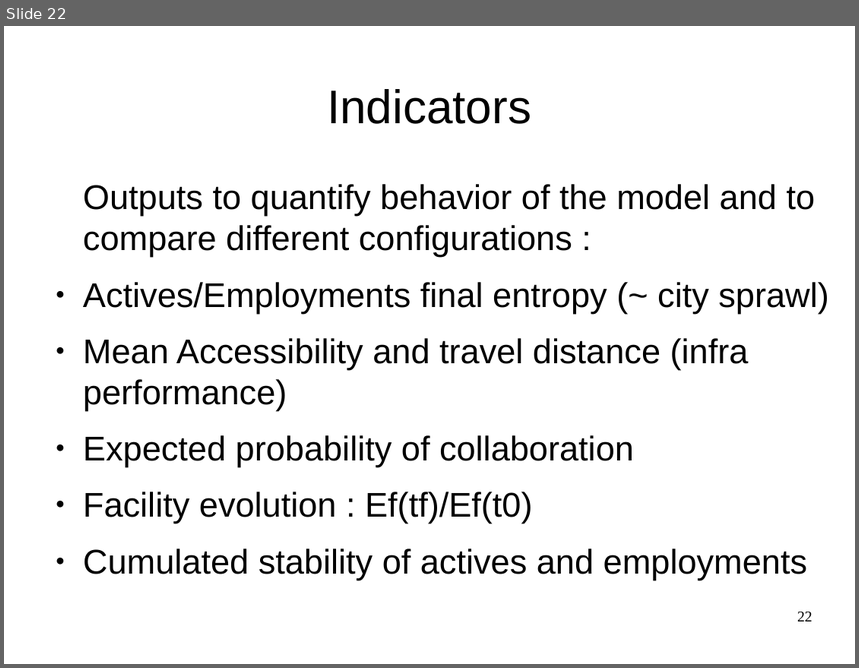
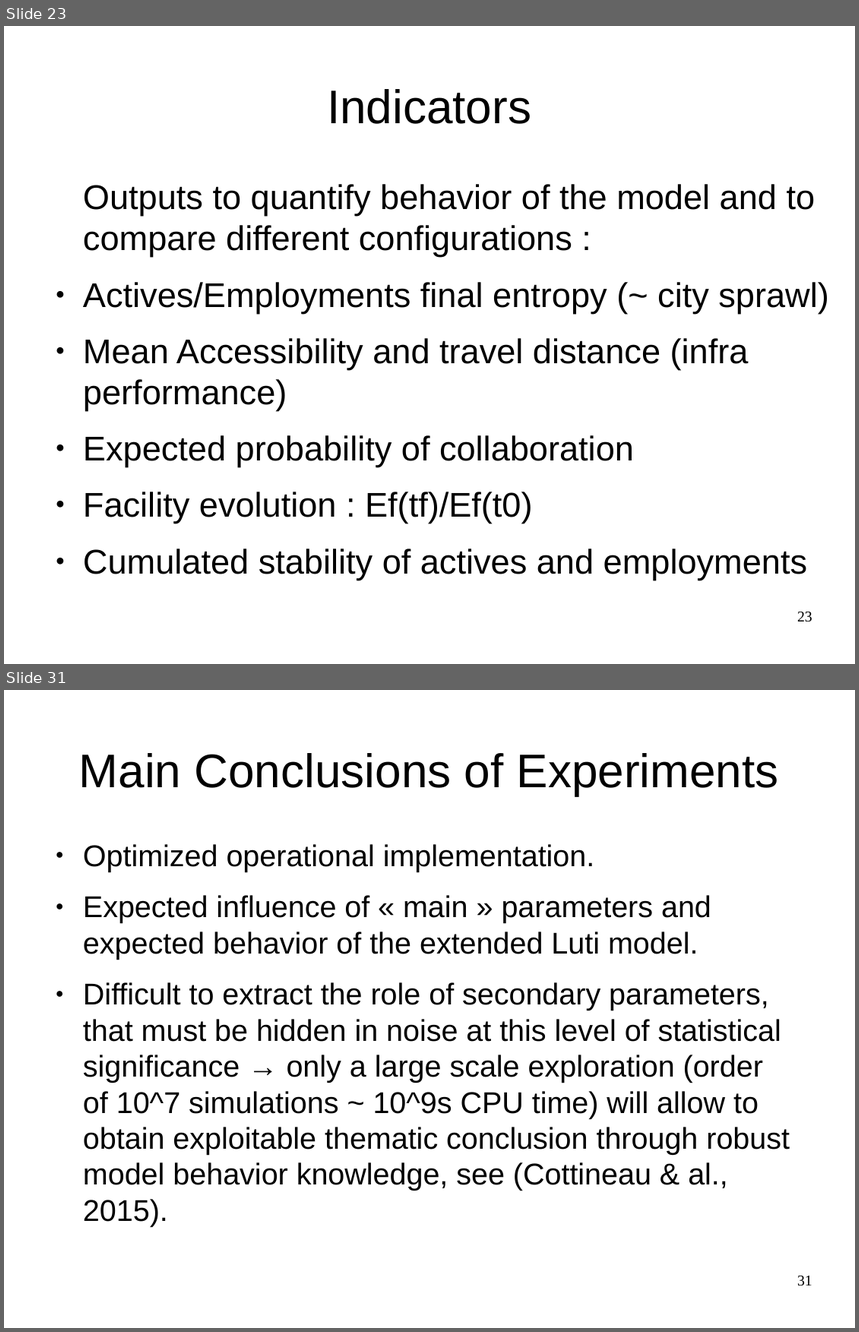
Before and after one commit to JusteRaimbault/CityNetwork, a slide deck: Docs/Communications/ECTQG2015/Metropolsim/LUTECIA-ECTQG-V4.odp. Shown one above the other, each under a label of ours: slide 22 before the commit, slides 23 and 31 after it; the slides between them are not shown. The pictures are 859x668 and 859x1332 pixels, drawn with LibreOffice and Linux fonts; fonts in the diff are those of the drawing. Boxes give left, top, right and bottom in pixels: in the first picture for what was removed or moved away, otherwise in the second. Text is boxed around its words. In the diff, an @@ line names an element or a change of style, - is before the commit and + after.

```diff
--- a/Docs/Communications/ECTQG2015/Metropolsim/LUTECIA-ECTQG-V4.odp
+++ b/Docs/Communications/ECTQG2015/Metropolsim/LUTECIA-ECTQG-V4.odp
@@ slide 31 added at bbox=[4, 690, 855, 1328], background #FFFFFF @@
@@ title added at bbox=[79, 753, 779, 796], 44 pt, text #000000 @@
+Main Conclusions of Experiments
@@ text added at bbox=[83, 844, 790, 1191], 28 pt, text #000000 @@
+● Optimized operational implementation.
+● Expected influence of « main » parameters and expected behavior of the extended Luti model.
+● Difficult to extract the role of secondary parameters, that must be hidden in noise at this level of statistical significance → only a large scale exploration (order of 10^7 simulations ~ 10^9s CPU time) will allow to obtain exploitable thematic conclusion through robust model behavior knowledge, see (Cottineau & al., 2015).
@@ page number added at bbox=[797, 1276, 813, 1287], 14 pt, text #000000 @@
+31
@@ what was slide 22 is now slide 23 @@
@@ page number at bbox=[797, 612, 813, 623]: text changed @@
-22
+23
```
Also in this commit, not shown: 5 slides changed, 9 other slides added, 7 slides removed, 23 other files.
